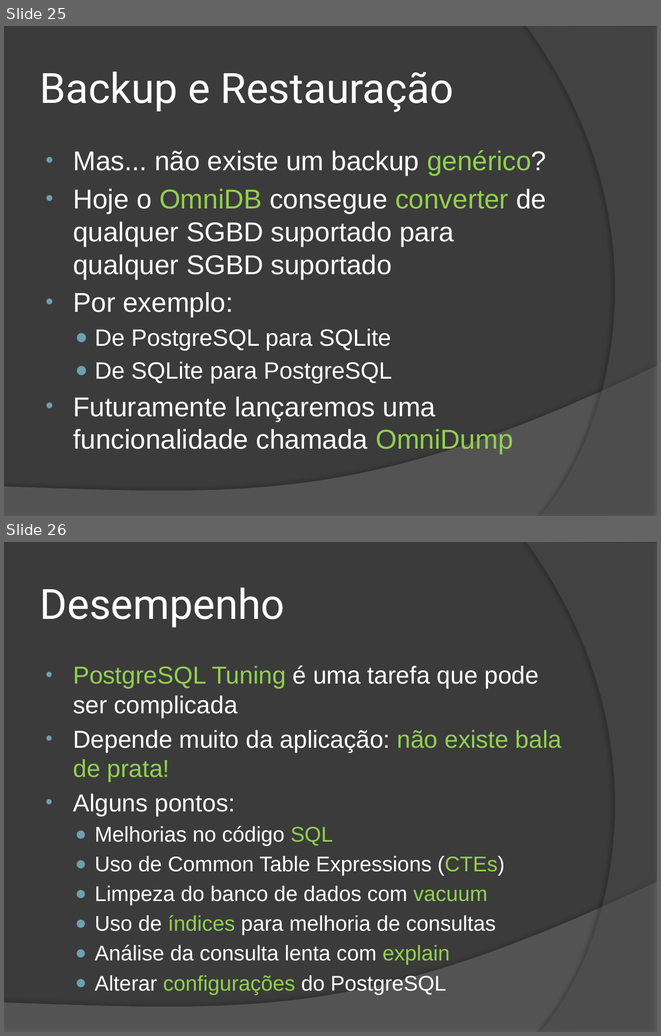
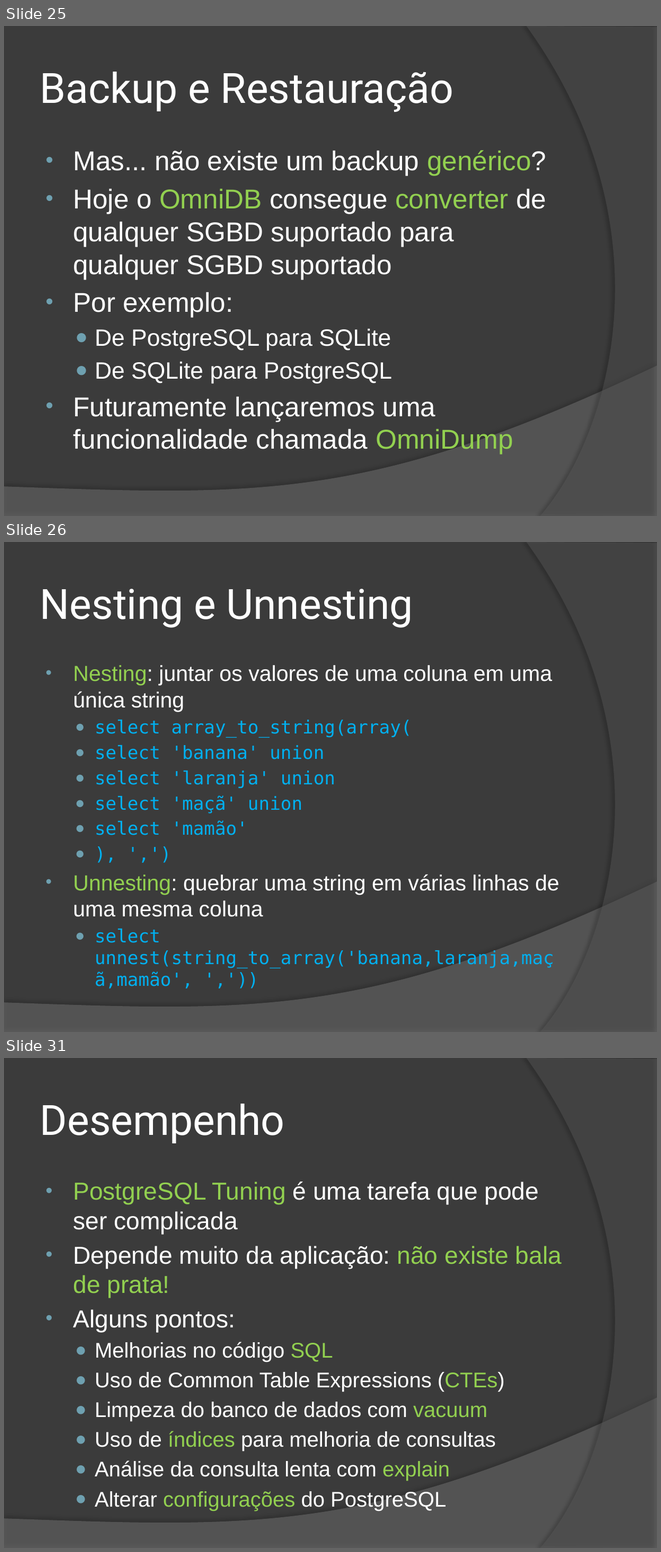
Before and after one commit to wind39/wind39.github.io, a slide deck: curso/modulo3capitulo5.pptx. Shown one above the other, each under a label of ours: slides 25 and 26 before the commit, slides 25, 26 and 31 after it; the slides between them are not shown. The pictures are 661x1036 and 661x1552 pixels, drawn with LibreOffice and Linux fonts; fonts in the diff are those of the drawing. Boxes give left, top, right and bottom in pixels: in the first picture for what was removed or moved away, otherwise in the second. Text is boxed around its words. In the diff, an @@ line names an element or a change of style, - is before the commit and + after.

```diff
--- a/curso/modulo3capitulo5.pptx
+++ b/curso/modulo3capitulo5.pptx
@@ slide 26 added at bbox=[4, 542, 657, 1032], background #3B3B3B; not listed: 2 template elements that a slide beside it also shows @@
@@ title added at bbox=[40, 589, 413, 628], 46 pt, text #FFFFFF @@
+Nesting e Unnesting
@@ text added at bbox=[73, 665, 559, 988], 20 pt, text #00B0F0 @@
+• Nesting: juntar os valores de uma coluna em uma única string
+  ● select array_to_string(array(
+  ● select 'banana' union
+  ● select 'laranja' union
+  ● select 'maçã' union
+  ● select 'mamão'
+  ● ), ',')
+• Unnesting: quebrar uma string em várias linhas de uma mesma coluna
+  ● select unnest(string_to_array('banana,laranja,maçã,mamão', ','))
@@ what was slide 26 is now slide 31 @@
```
Also in this commit, not shown: 2 slides changed, 4 other slides added, 3 other files.
